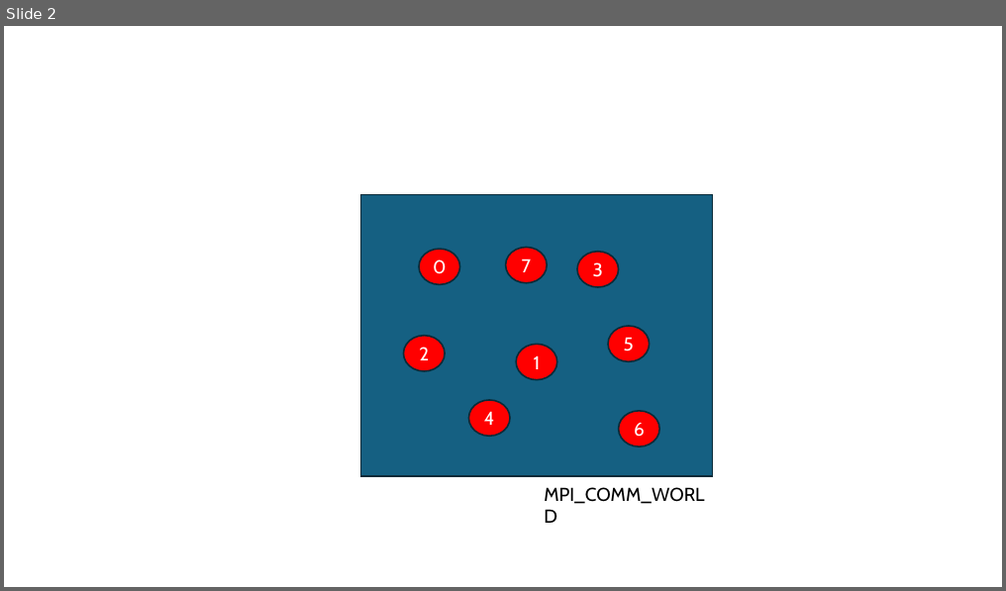
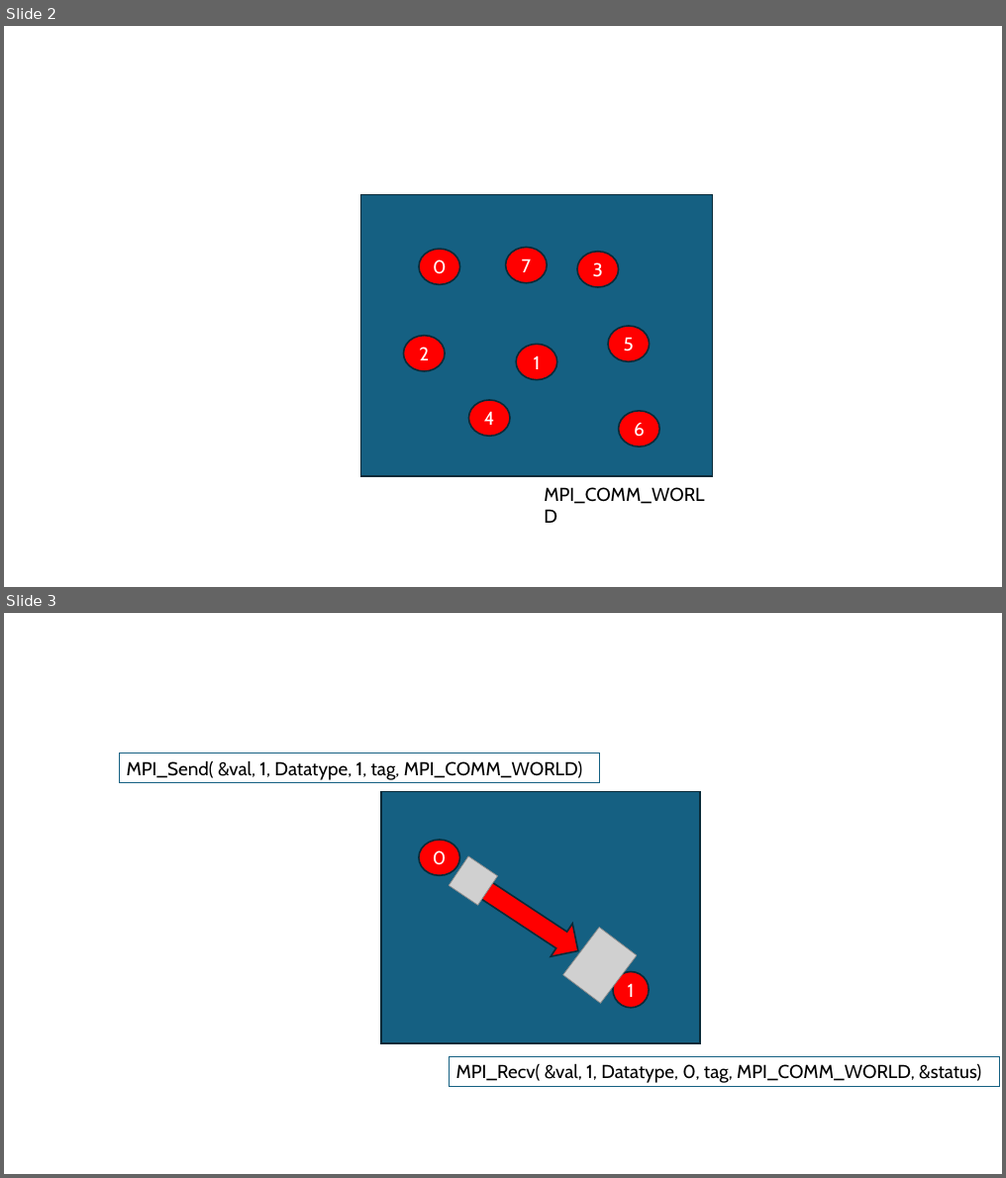
Before and after one commit to marioa/MPI-from-scratch, a slide deck: imgs/images.pptx. Shown one above the other, each under a label of ours: slide 2 before the commit, slides 2 and 3 after it. The pictures are 1006x591 and 1006x1178 pixels, drawn with LibreOffice and Linux fonts; fonts in the diff are those of the drawing; grey boxes stand for pictures. Boxes give left, top, right and bottom in pixels: in the first picture for what was removed or moved away, otherwise in the second. Text is boxed around its words. In the diff, an @@ line names an element or a change of style, - is before the commit and + after.

```diff
--- a/imgs/images.pptx
+++ b/imgs/images.pptx
@@ slide 3 added at (4, 613, 1002, 1174), background #FFFFFF @@
@@ group added at (119, 753, 1000, 1087): 5 rectangles, 2 ellipses, 2 pictures, 1 right arrow, 1 freeform shape, 1 rounded rectangle @@
+MPI_Send( &val, 1, Datatype, 1, tag, MPI_COMM_WORLD)
+0
+1
+MPI_Recv( &val, 1, Datatype, 0, tag, MPI_COMM_WORLD, &status)
```
Also in this commit, not shown: 3 other files.
